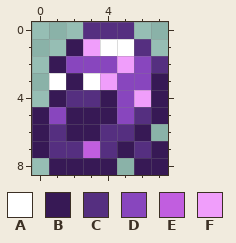
A pixel-art sprite gets an edit: Items/PurpleComet/Critters/StarnibblerItem.png. The first picture shows the starting point.
The file is 16x18 pixels, drawn in blocks of 2x2; one block is one cell here.
Palette (. is transparent): A #ffffff  B #371955  C #552f80  D #8846be  E #c15edf  F #f09efb
Pixels before, first column x 0:
0 ...CCC..
1 ..BFAAC.
2 .BDDDFDC
3 .ABAFDDB
4 .BCCBDFB
5 BDBBBDCB
6 BCBBCCB.
7 BCCECBCB
8 .BBBB.BB
And afterwards:
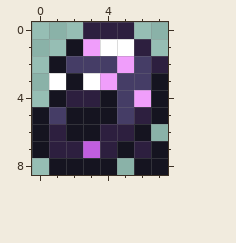
From old to new:
colour B: #371955 -> #151420
colour C: #552f80 -> #2d1f3f
colour D: #8846be -> #453d66
Changed places in both pictures, as pixel boxes (x1, y1, x2, y2):
changed: (32, 22, 168, 175)
